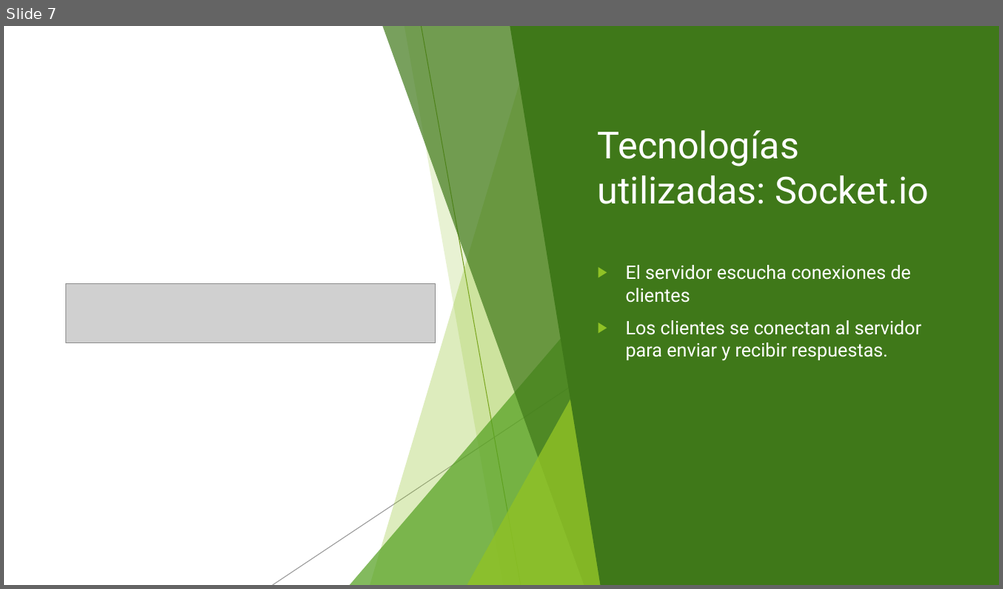
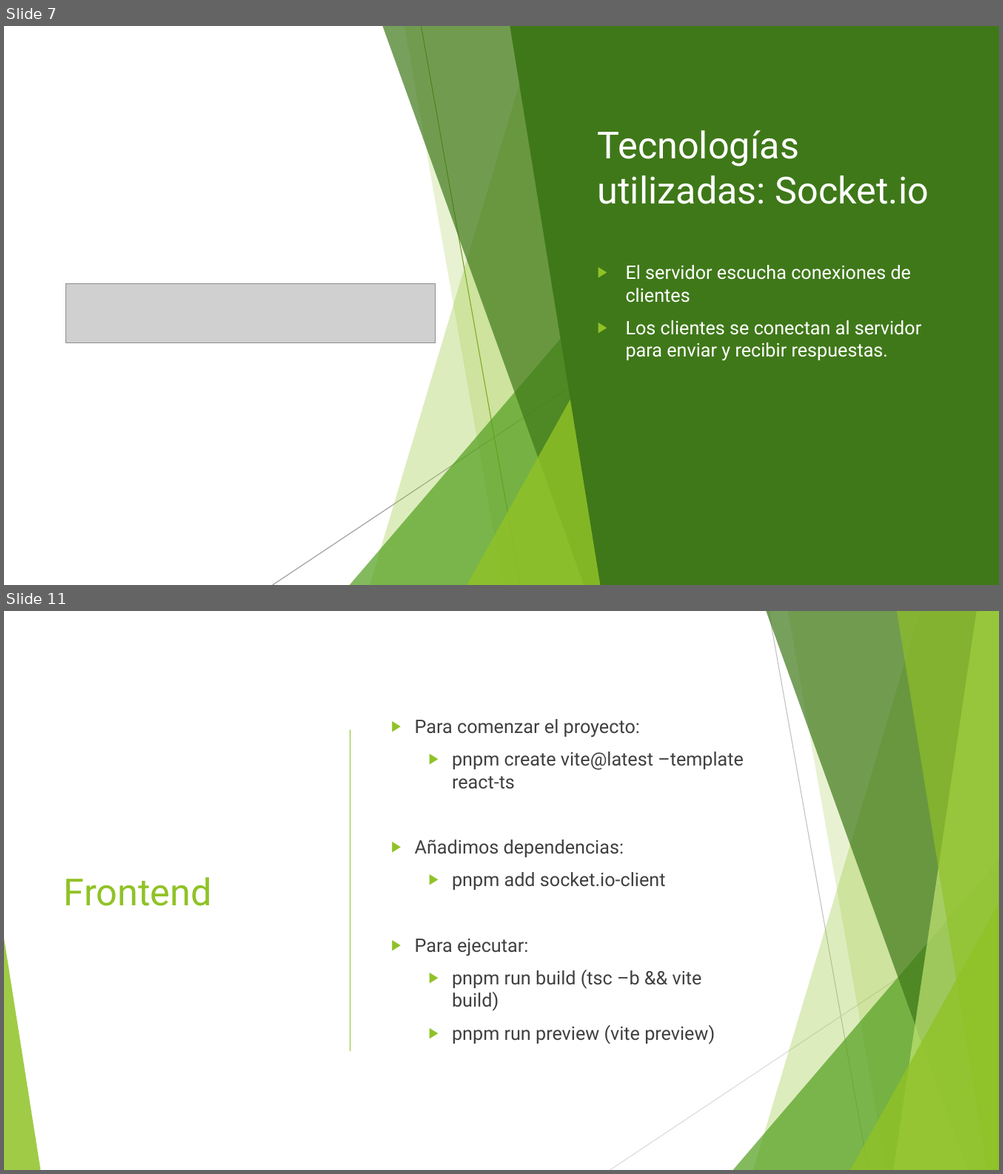
Before and after one commit to Lecre12/Comunicaciones, a slide deck: Documentacion/Instalación y configuración de servicios de mensajería instantánea.pptx. Shown one above the other, each under a label of ours: slide 7 before the commit, slides 7 and 11 after it; the slides between them are not shown. The pictures are 1003x589 and 1003x1174 pixels, drawn with LibreOffice and Linux fonts; fonts in the diff are those of the drawing; grey boxes stand for pictures. Boxes give left, top, right and bottom in pixels: in the first picture for what was removed or moved away, otherwise in the second. Text is boxed around its words. In the diff, an @@ line names an element or a change of style, - is before the commit and + after.

```diff
--- a/Documentacion/Instalación y configuración de servicios de mensajería instantánea.pptx
+++ b/Documentacion/Instalación y configuración de servicios de mensajería instantánea.pptx
@@ slide 11 added at [4,611,999,1170], background #FFFFFF; not listed: 10 template elements that a slide beside it also shows @@
@@ text added at [415,719,743,1045], 18 pt, text #404040 @@
+▶ Para comenzar el proyecto:
+  ▶ pnpm create vite@latest –template react-ts
+▶ Añadimos dependencias:
+  ▶ pnpm add socket.io-client
+▶ Para ejecutar:
+  ▶ pnpm run build (tsc –b && vite build)
+  ▶ pnpm run preview (vite preview)
@@ line added from (350, 730) to (350, 1051), #90C226 1 pt @@
@@ text added at [64,877,212,906], 36 pt, text #90C226 @@
+Frontend
```
Also in this commit, not shown: 3 other slides added, 5 other files.
